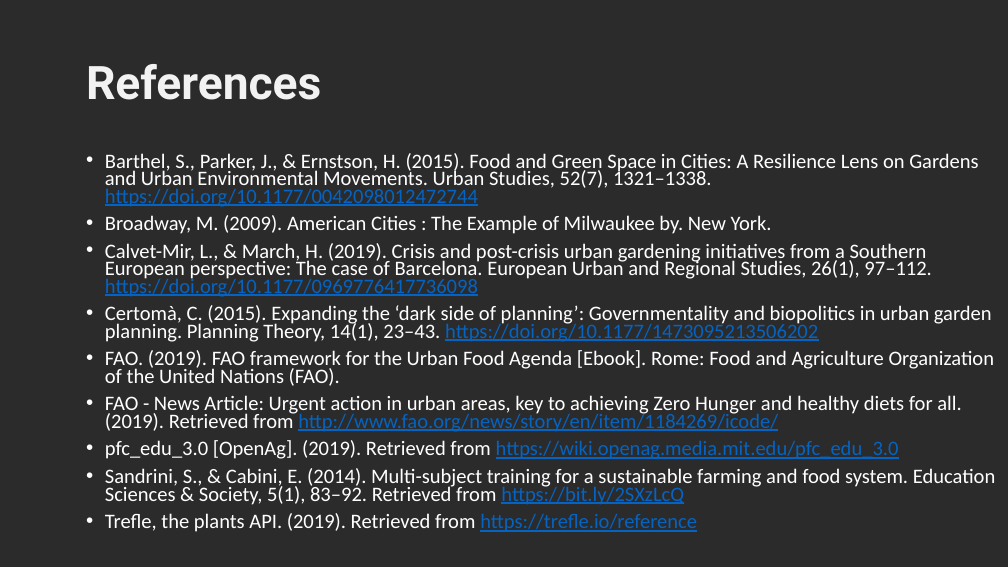
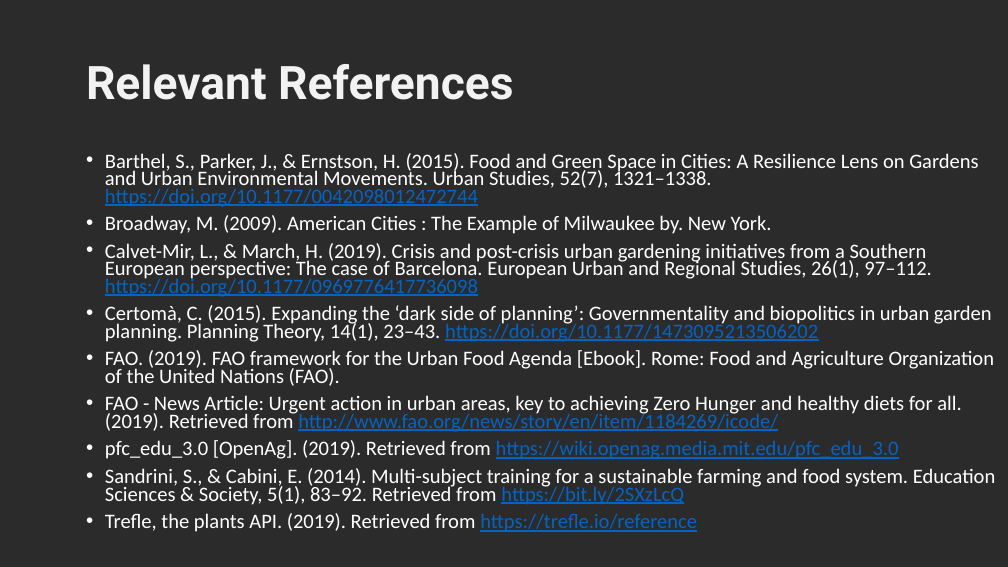
Before and after one commit to KiraSensei13/MNT_ITESM_courses, a slide deck: slide 9 of 1.2.Leadership_for_Sus_Dev/FProject/PRESENTATION_FINAL_PROJECT.pptx. Drawn at 1008x567 pixels with LibreOffice and Linux fonts; fonts in the diff are those of the drawing; background and template pictures are left out; a plain dark background stands for a picture behind light text. Boxes give left, top, right and bottom in pixels: in the first picture for what was removed or moved away, otherwise in the second. Text is boxed around its words. In the diff, an @@ line names an element or a change of style, - is before the commit and + after.

```diff
--- a/1.2.Leadership_for_Sus_Dev/FProject/PRESENTATION_FINAL_PROJECT.pptx
+++ b/1.2.Leadership_for_Sus_Dev/FProject/PRESENTATION_FINAL_PROJECT.pptx
@@ title at <box>86,64,513,100</box>: text changed @@
-References
+Relevant References
```
Also in this commit, not shown: 5 other files.
